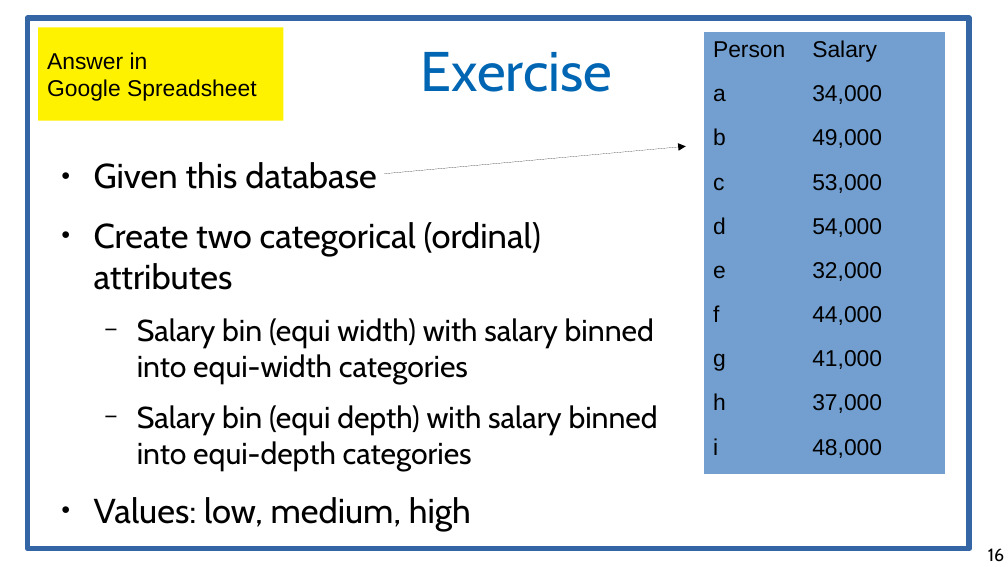
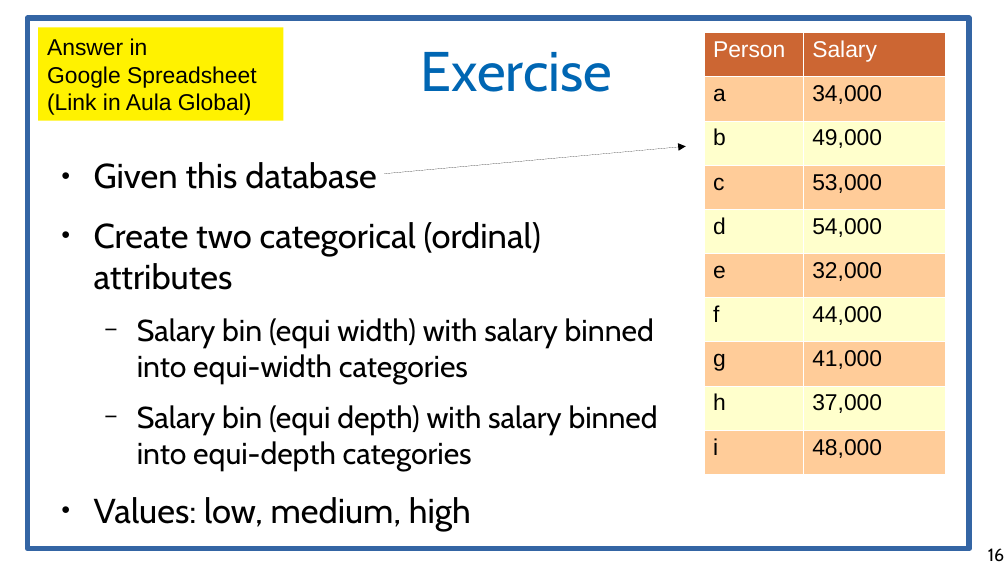
Before and after one commit to chatox/data-mining-course, a slide deck: slide 16 of theory/odp/tt03_data_types.odp. Drawn at 1008x567 pixels with LibreOffice and Linux fonts; fonts in the diff are those of the drawing. Boxes give left, top, right and bottom in pixels: in the first picture for what was removed or moved away, otherwise in the second. Text is boxed around its words. In the diff, an @@ line names an element or a change of style, - is before the commit and + after.

```diff
--- a/theory/odp/tt03_data_types.odp
+++ b/theory/odp/tt03_data_types.odp
@@ table at [704,32,946,474] @@
@@ fill #729FCF to #CC6633 in row 1 @@
@@ fill #729FCF to #FFCC99 in 10 cells @@
@@ fill #729FCF to #FFFFCC in 8 cells @@
@@ text colour #000000 to #FFFFFF in "Person", "Salary" @@
@@ borders changed @@
@@ text in rectangle at [47,93,252,115]: paragraph added @@
+(Link in Aula Global)
```
Also in this commit, not shown: 2 other slides changed, 2 other files.
